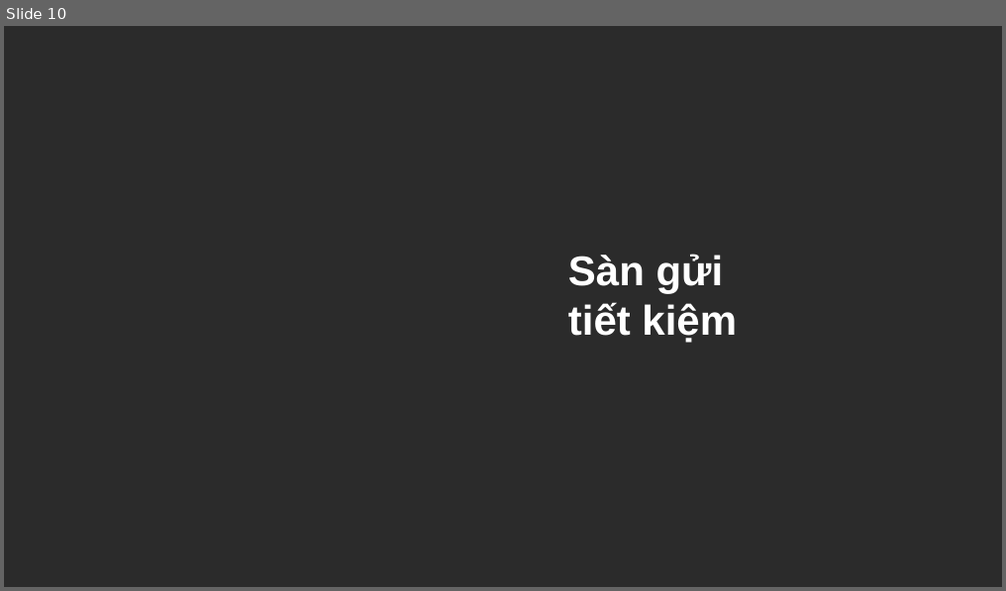
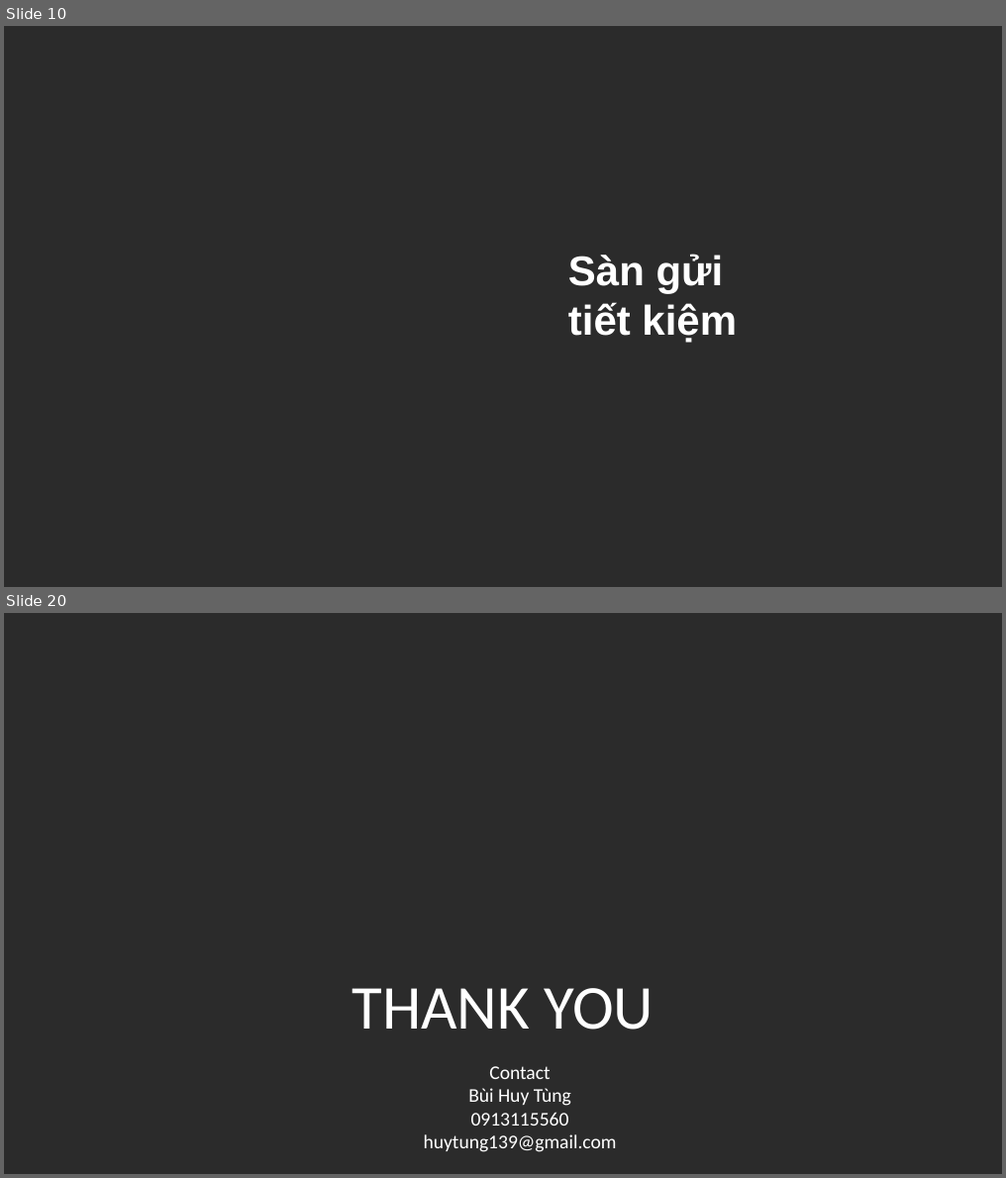
Before and after one commit to augustusflynn/Fishdom_DEFI_Project, a slide deck: FishdomDEFI.pptx. Shown one above the other, each under a label of ours: slide 10 before the commit, slides 10 and 20 after it; the slides between them are not shown. The pictures are 1006x591 and 1006x1178 pixels, drawn with LibreOffice and Linux fonts; fonts in the diff are those of the drawing; background and template pictures are left out; a plain dark background stands for a picture behind light text. Boxes give left, top, right and bottom in pixels: in the first picture for what was removed or moved away, otherwise in the second. Text is boxed around its words. In the diff, an @@ line names an element or a change of style, - is before the commit and + after.

```diff
--- a/FishdomDEFI.pptx
+++ b/FishdomDEFI.pptx
@@ slide 20 added at (4,613,1002,1174), background picture (left out) @@
@@ text added at (352,988,654,1030), 60 pt, text #FFFFFF @@
+THANK YOU
@@ text added at (424,1066,617,1153), 18.7 pt, text #FFFFFF @@
+Contact
+Bùi Huy Tùng
+0913115560
+huytung139@gmail.com
```
Also in this commit, not shown: 3 slides changed, 9 other slides added, 2 slides removed, 1 other file.
